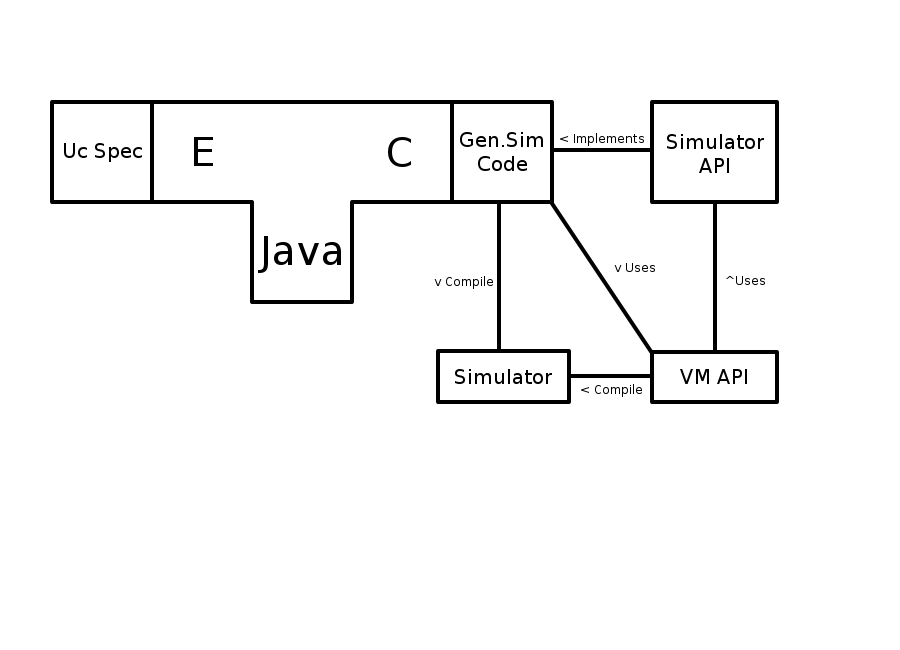
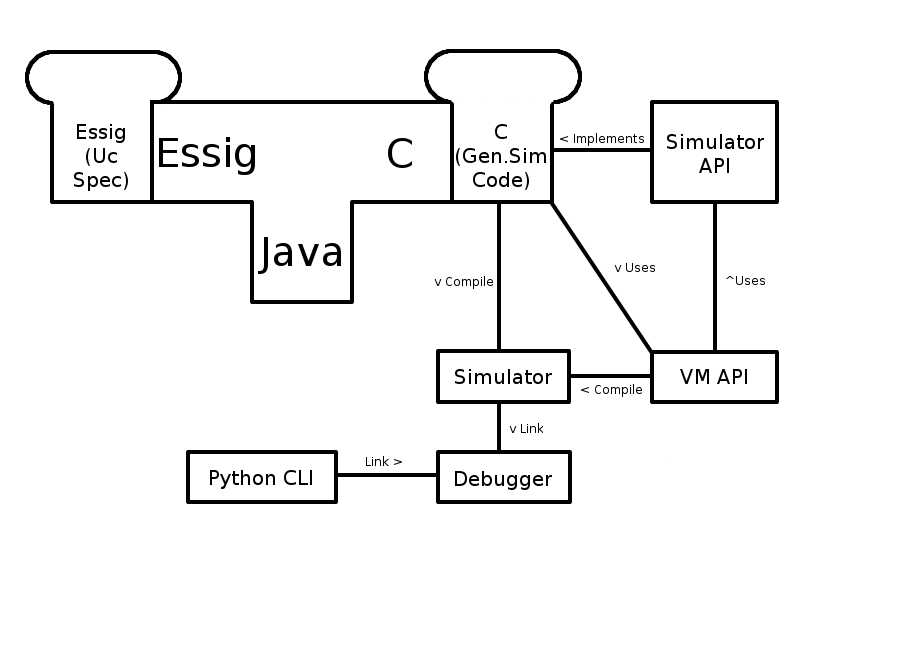
The second 900×650 image is a revision of the first. Changes to its layers:
renamed "Gen.Sim ..." to "C ...", painted on it over box(456, 124, 546, 190)
renamed "Uc Spec" to "Essig ...", painted on it over box(64, 124, 142, 191)
added layer "Debugger" above "Python CLI" over box(455, 471, 552, 490)
added layer "Python CLI" above "v Link" over box(210, 470, 312, 489)
added layer "v Link" above "Link >" over box(509, 423, 543, 433)
added layer "Link >" above "C" over box(366, 456, 402, 466)
added layer "C" above "Java" over box(388, 138, 412, 168)
added layer "Java" over box(258, 242, 341, 274)
painted on "Diagram" over box(186, 404, 572, 504)
added layer "Essig" above "Tombstone" over box(159, 137, 255, 175)
painted on "Tombstone" over box(25, 49, 582, 273)
